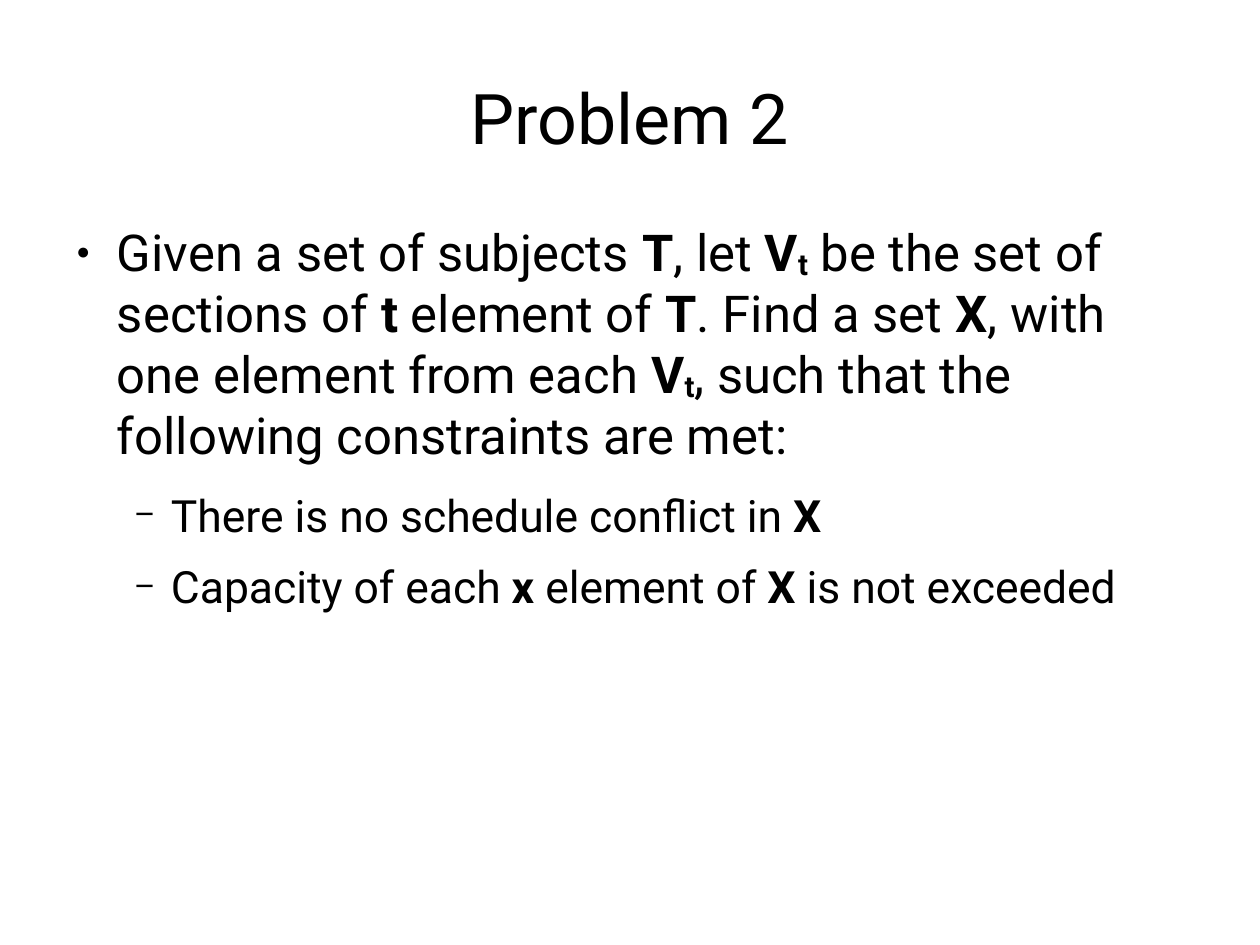
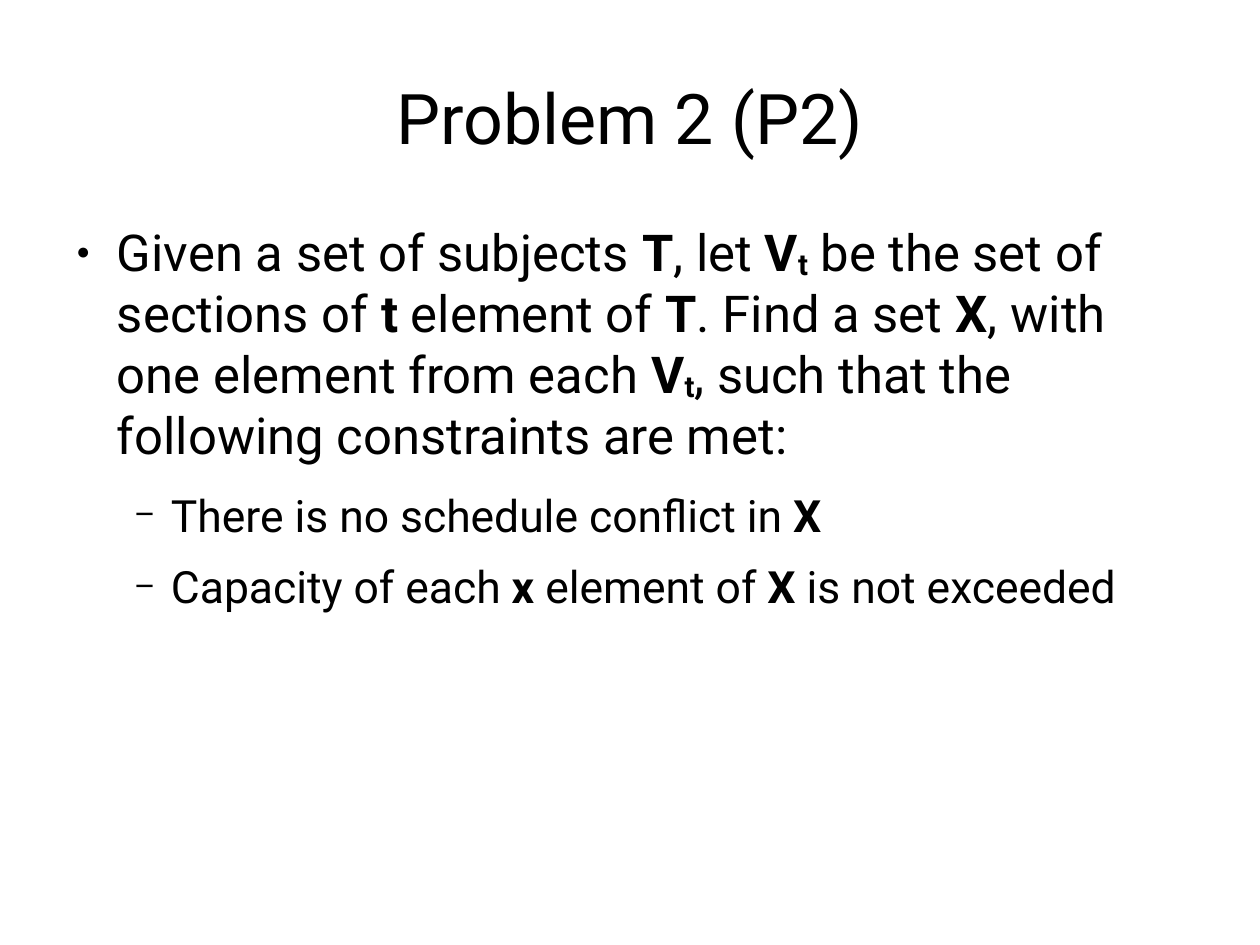
Before and after one commit to jachermocilla/jach-homepage, a slide deck: slide 16 of seminar-2008.odp. Drawn at 1260x945 pixels with LibreOffice and Linux fonts; fonts in the diff are those of the drawing. Boxes give left, top, right and bottom in pixels: in the first picture for what was removed or moved away, otherwise in the second. Text is boxed around its words. In the diff, an @@ line names an element or a change of style, - is before the commit and + after.

```diff
--- a/seminar-2008.odp
+++ b/seminar-2008.odp
@@ title at box(396, 88, 862, 160): text changed @@
-Problem 2
+Problem 2 (P2)
```
Also in this commit, not shown: 4 other slides changed, 1 slide added.
